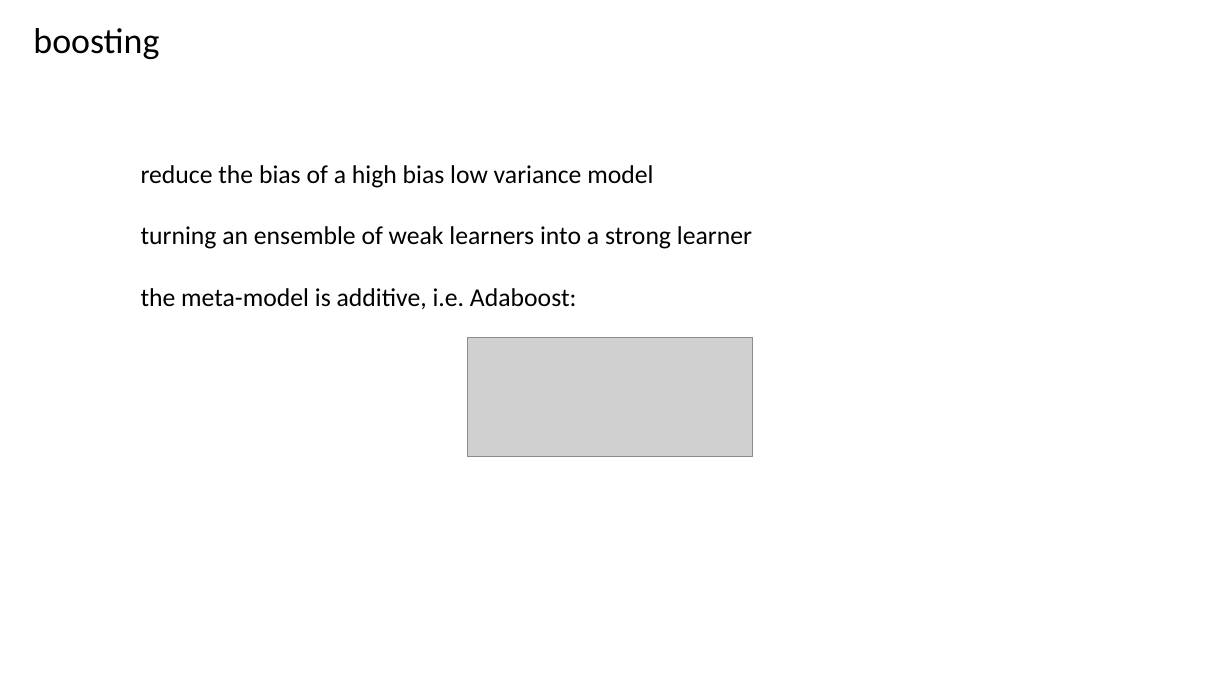
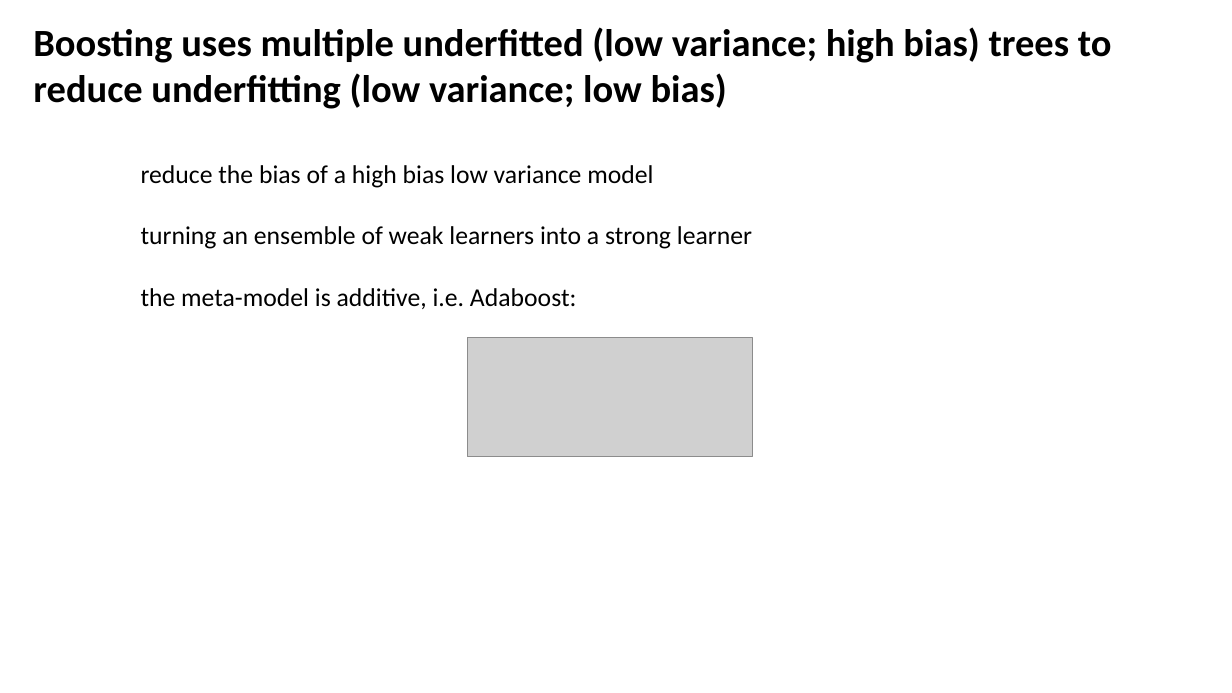
Before and after one commit to CompOmics/ML_AI_Analytical_Chemistry_Course, a slide deck: slide 15 of 03_Evaluation/slides/3_3_ensemble_learning.pptx. Drawn at 1232x693 pixels with LibreOffice and Linux fonts; fonts in the diff are those of the drawing; grey boxes stand for pictures. Boxes give left, top, right and bottom in pixels: in the first picture for what was removed or moved away, otherwise in the second. Text is boxed around its words. In the diff, an @@ line names an element or a change of style, - is before the commit and + after.

```diff
--- a/03_Evaluation/slides/3_3_ensemble_learning.pptx
+++ b/03_Evaluation/slides/3_3_ensemble_learning.pptx
@@ text at (x1=33, y1=27, x2=1112, y2=109): text changed; size 28 to 30 pt; bold on @@
-boosting
+Boosting uses multiple underfitted (low variance; high bias) trees to reduce underfitting (low variance; low bias)
```
Also in this commit, not shown: 16 other slides changed, 8 other files.
